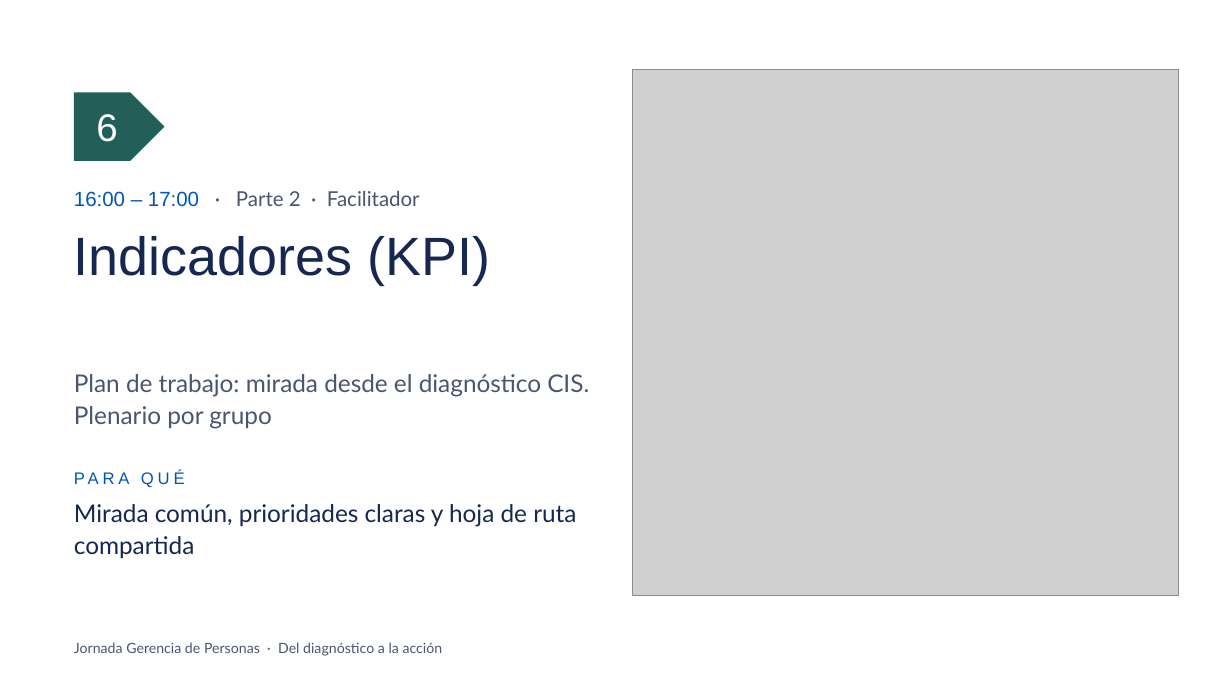
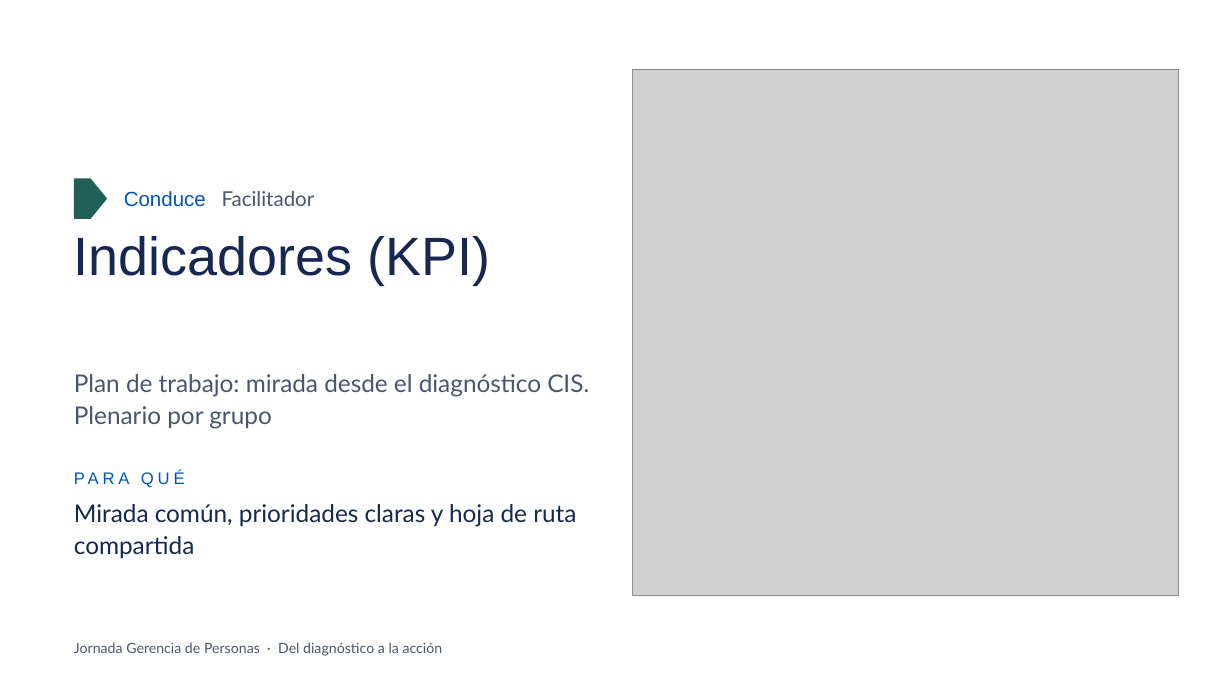
Before and after one commit to b8a4b6i1/claude, a slide deck: slide 7 of oxiquim-laminas/Laminas_Jornada_GPER.pptx. Drawn at 1232x693 pixels with LibreOffice and Linux fonts; fonts in the diff are those of the drawing; grey boxes stand for pictures; background and template pictures are left out. Boxes give left, top, right and bottom in pixels: in the first picture for what was removed or moved away, otherwise in the second. Text is boxed around its words. In the diff, an @@ line names an element or a change of style, - is before the commit and + after.

```diff
--- a/oxiquim-laminas/Laminas_Jornada_GPER.pptx
+++ b/oxiquim-laminas/Laminas_Jornada_GPER.pptx
@@ text removed at [96, 114, 117, 142] @@
-6
@@ pentagon arrow: place and size @@
-pentagon arrow at [74, 92, 165, 161]
+pentagon arrow at [74, 178, 107, 219]
@@ text at [124, 191, 315, 207]: text changed @@
-16:00 – 17:00 · Parte 2 · Facilitador
+Conduce Facilitador
```
Also in this commit, not shown: 6 other slides changed, 1 other file.
